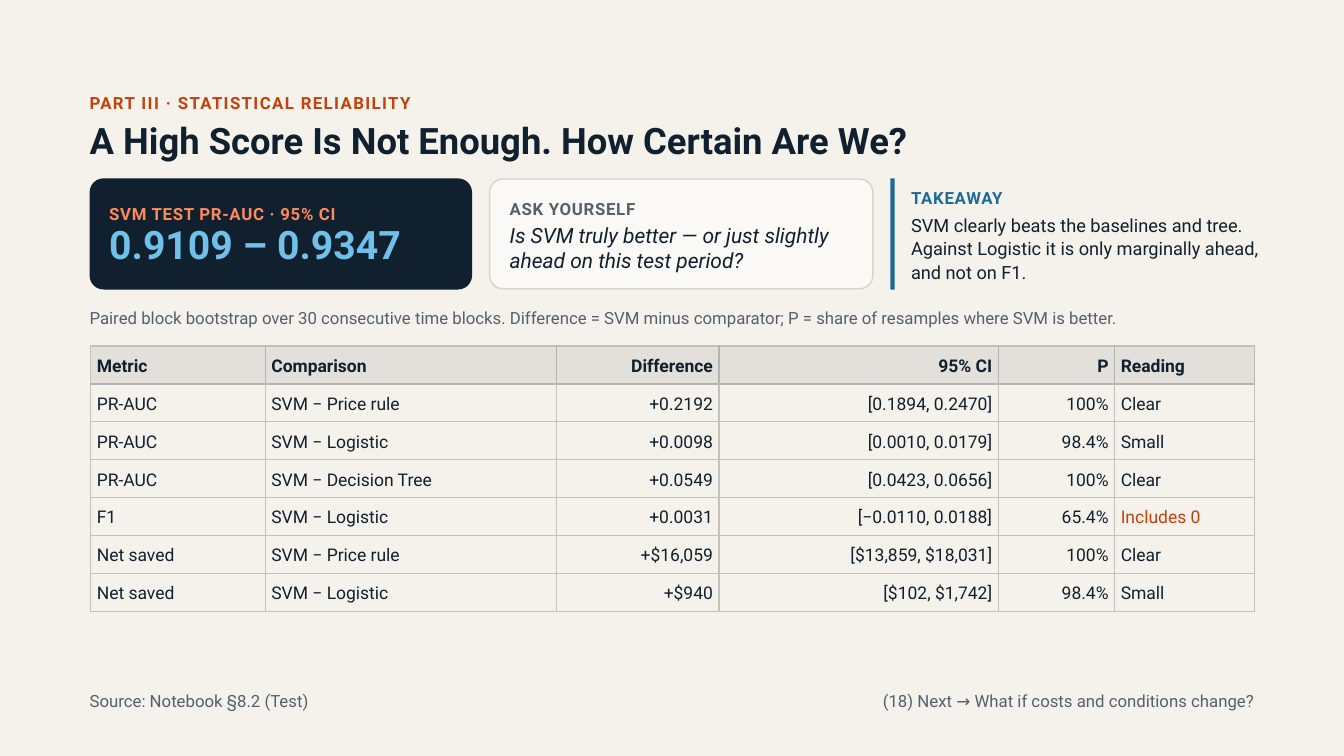
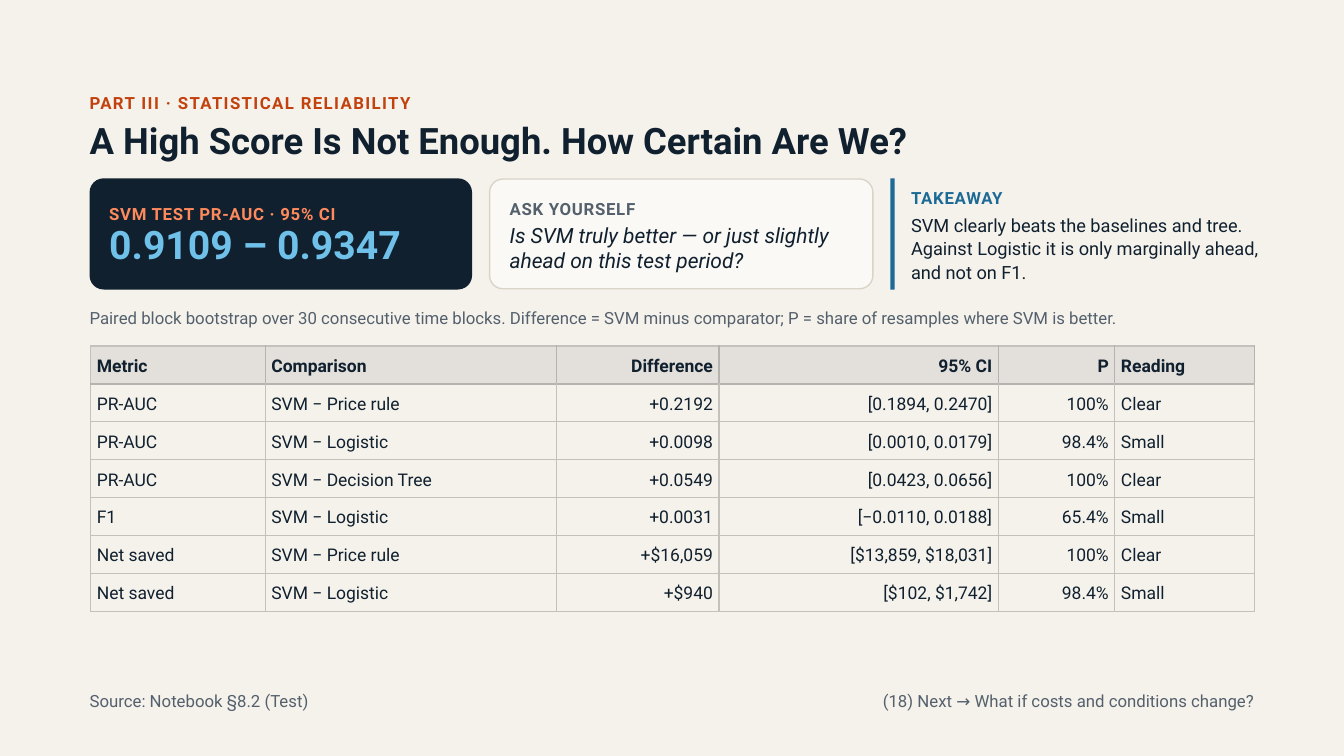
Before and after one commit to DakFu2k6/DS66A_Group_07, a slide deck: slide 18 of Fraud_Detection.pptx. Drawn at 1344x756 pixels with LibreOffice and Linux fonts; fonts in the diff are those of the drawing. Boxes give left, top, right and bottom in pixels: in the first picture for what was removed or moved away, otherwise in the second. Text is boxed around its words. In the diff, an @@ line names an element or a change of style, - is before the commit and + after.

```diff
--- a/Fraud_Detection.pptx
+++ b/Fraud_Detection.pptx
@@ table at bbox=[91, 346, 1255, 611] @@
-row 5, column 6: Includes 0
+row 5, column 6: Small
```
Also in this commit, not shown: 2 other slides changed, 2 other files.
